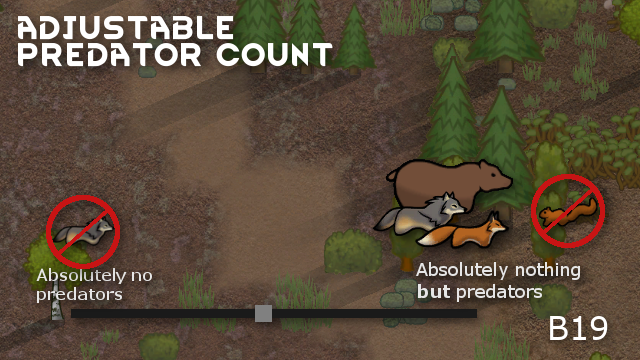
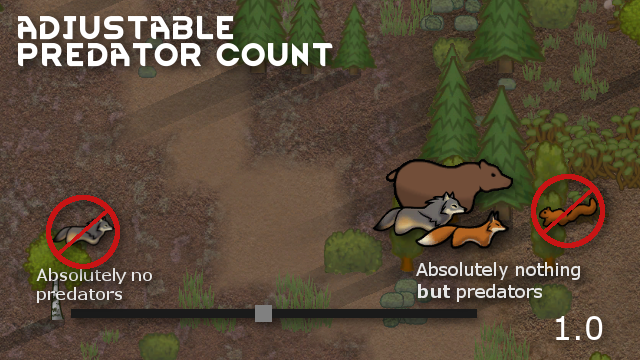
Comparing the layer stacks of the two (640, 360) images. Changes:
renamed "VerB19 copy" to "RWVer copy", painted on it over [546, 313, 618, 350]
